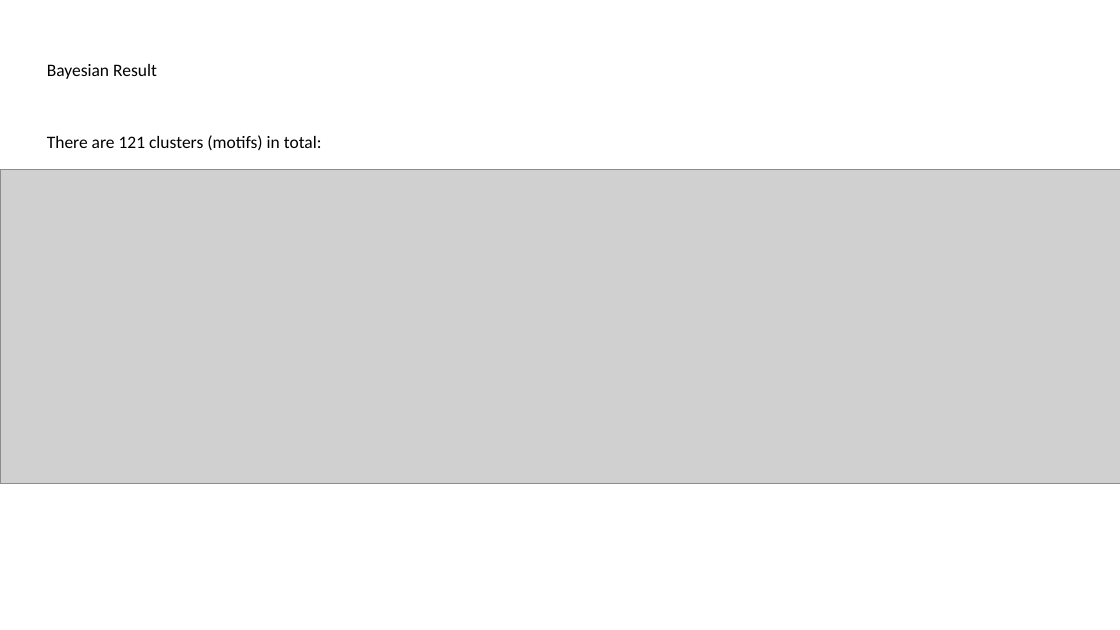
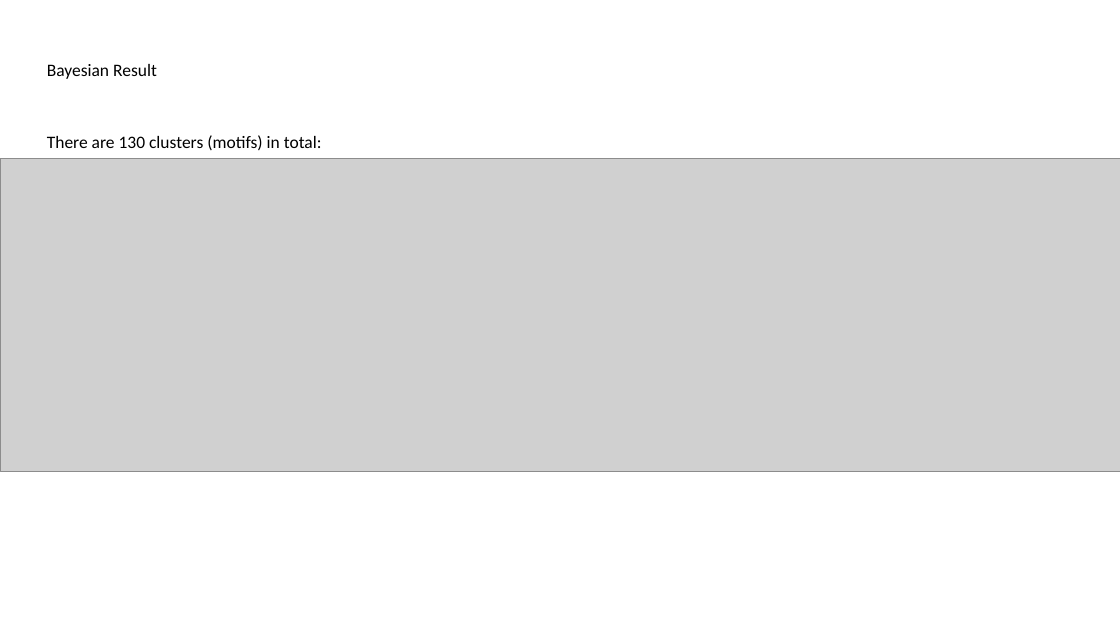
Before and after one commit to jinluliu550/MAPseq_analysis, a slide deck: slide 2 of jinlu/EC_new.pptx. Drawn at 1120x630 pixels with LibreOffice and Linux fonts; fonts in the diff are those of the drawing; grey boxes stand for pictures. Boxes give left, top, right and bottom in pixels: in the first picture for what was removed or moved away, otherwise in the second. Text is boxed around its words. In the diff, an @@ line names an element or a change of style, - is before the commit and + after.

```diff
--- a/jinlu/EC_new.pptx
+++ b/jinlu/EC_new.pptx
@@ text at (47, 135, 322, 150): text changed @@
-There are 121 clusters (motifs) in total:
+There are 130 clusters (motifs) in total:
@@ picture: place and size @@
-picture at (0, 170, 1120, 483)
+picture at (0, 158, 1120, 471)
```
Also in this commit, not shown: 7 other slides changed, 2 slides added, 8 slides removed, 9 other files.
